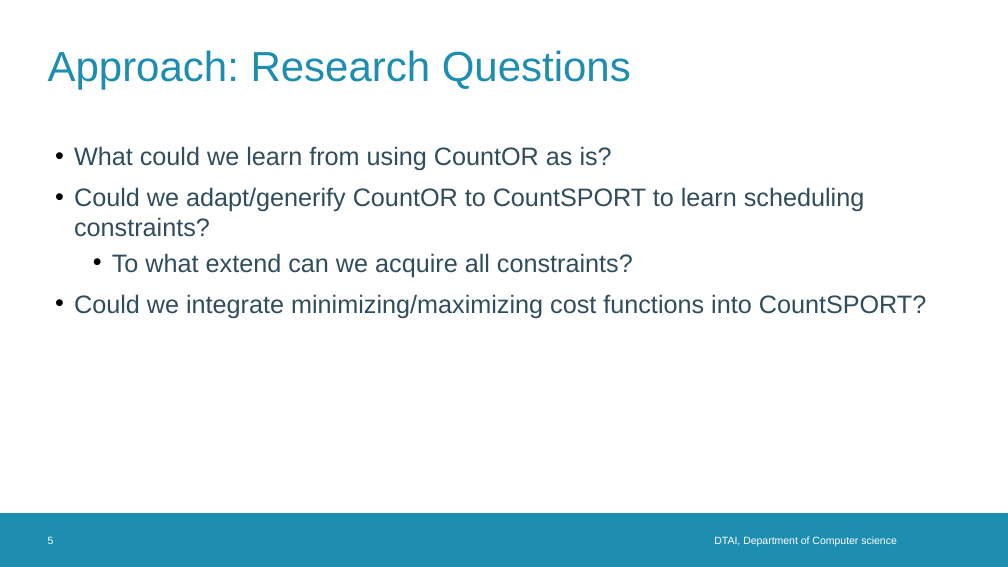
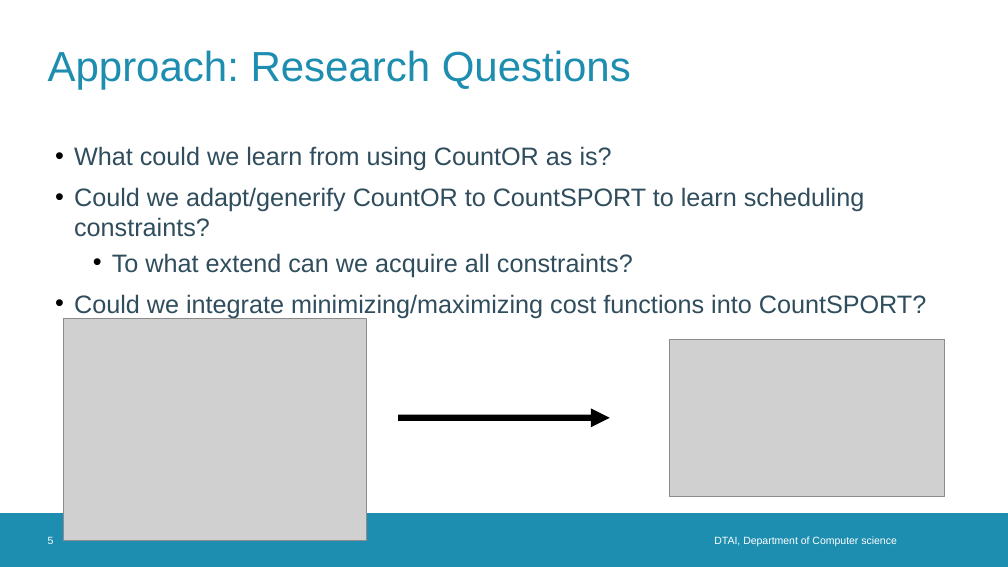
Before and after one commit to TomDBTechB/RoundRobinGenerator, a slide deck: slide 5 of Presentations/intermediate presentation 2.odp. Drawn at 1008x567 pixels with LibreOffice and Linux fonts; fonts in the diff are those of the drawing; grey boxes stand for pictures; background and template pictures are left out. Boxes give left, top, right and bottom in pixels: in the first picture for what was removed or moved away, otherwise in the second. Text is boxed around its words. In the diff, an @@ line names an element or a change of style, - is before the commit and + after.

Commit message:
more images + ppt

```diff
--- a/Presentations/intermediate presentation 2.odp
+++ b/Presentations/intermediate presentation 2.odp
@@ picture added at [64, 318, 367, 540] @@
@@ picture added at [669, 339, 945, 496] @@
@@ freeform shape added at [399, 418, 610, 418], outline #000000 6.01 pt @@
```
Also in this commit, not shown: 5 other slides changed, 1 other file.
